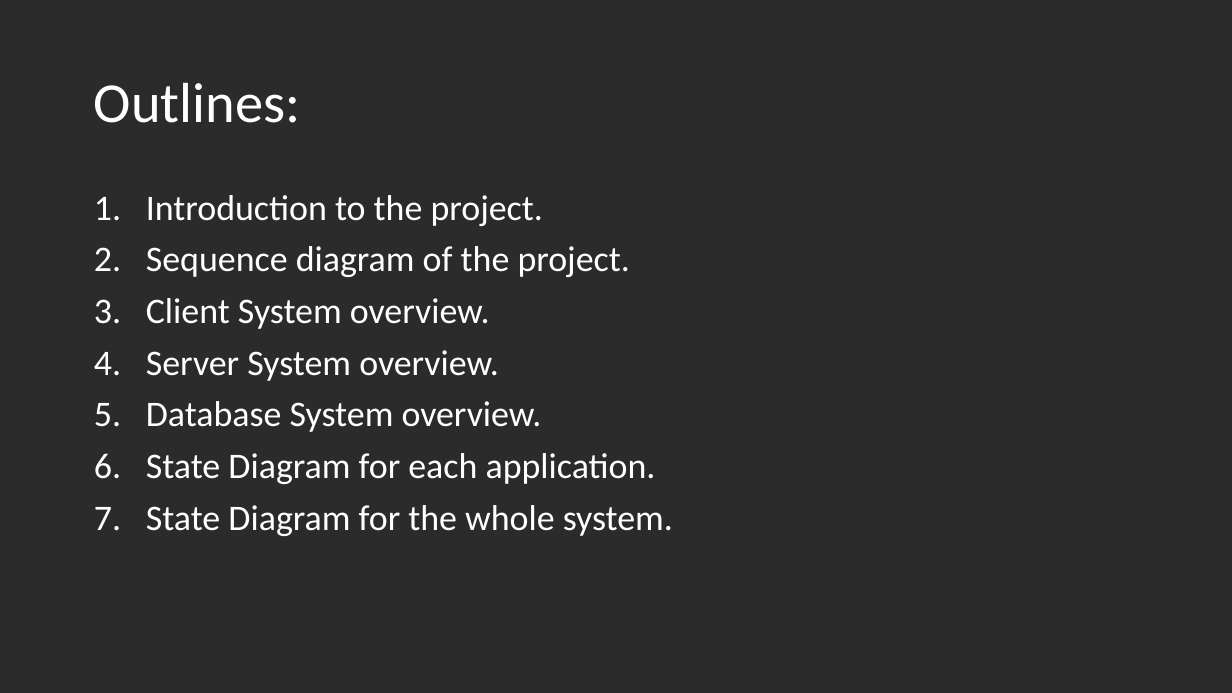
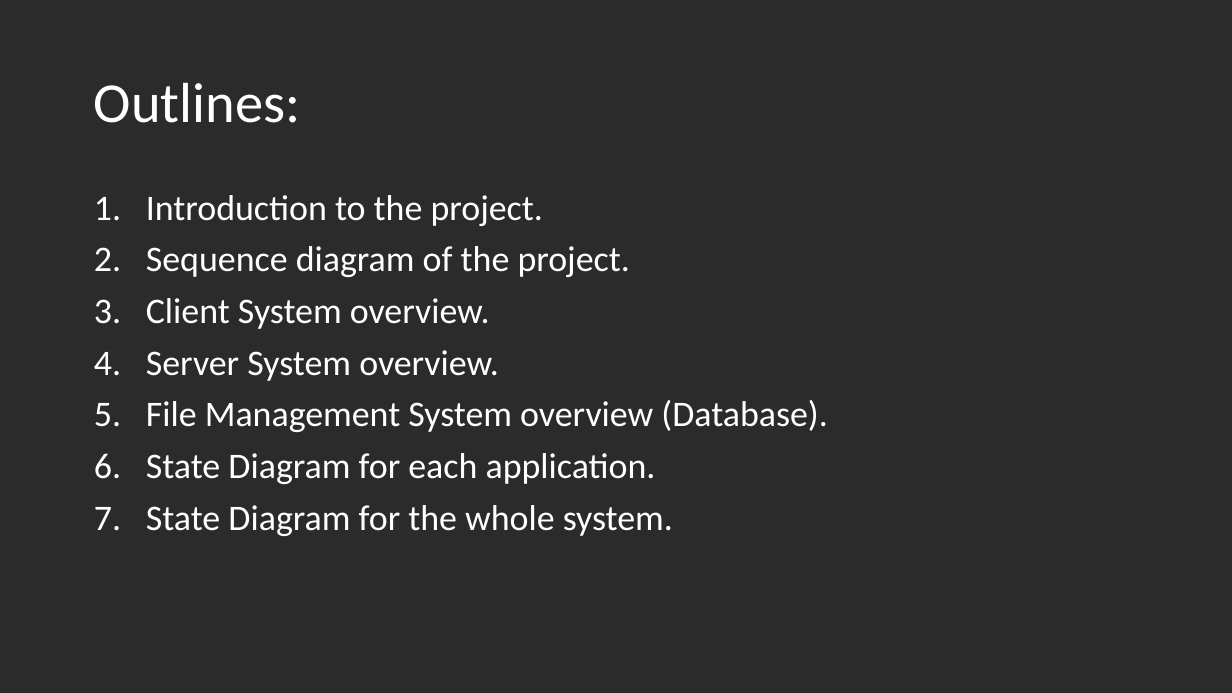
Before and after one commit to AhmedMohammed120/ITIDA_Batch_3_Final_Project, a slide deck: slide 2 of Project Presentation/Bank System Project.pptx. Drawn at 1232x693 pixels with LibreOffice and Linux fonts; fonts in the diff are those of the drawing; background and template pictures are left out; a plain dark background stands for a picture behind light text. Boxes give left, top, right and bottom in pixels: in the first picture for what was removed or moved away, otherwise in the second. Text is boxed around its words. In the diff, an @@ line names an element or a change of style, - is before the commit and + after.

```diff
--- a/Project Presentation/Bank System Project.pptx
+++ b/Project Presentation/Bank System Project.pptx
@@ text at bbox=[146, 400, 828, 432]: text changed @@
-5. Database System overview.
+5. File Management System overview (Database).
```
Also in this commit, not shown: 4 other slides changed.
